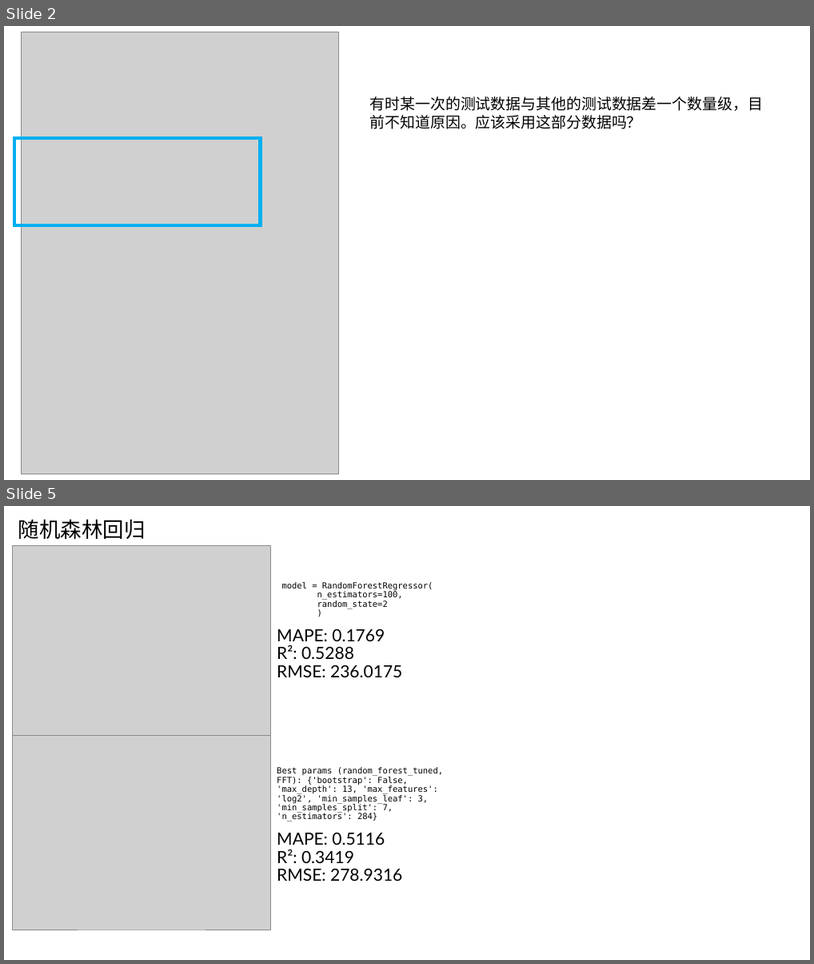
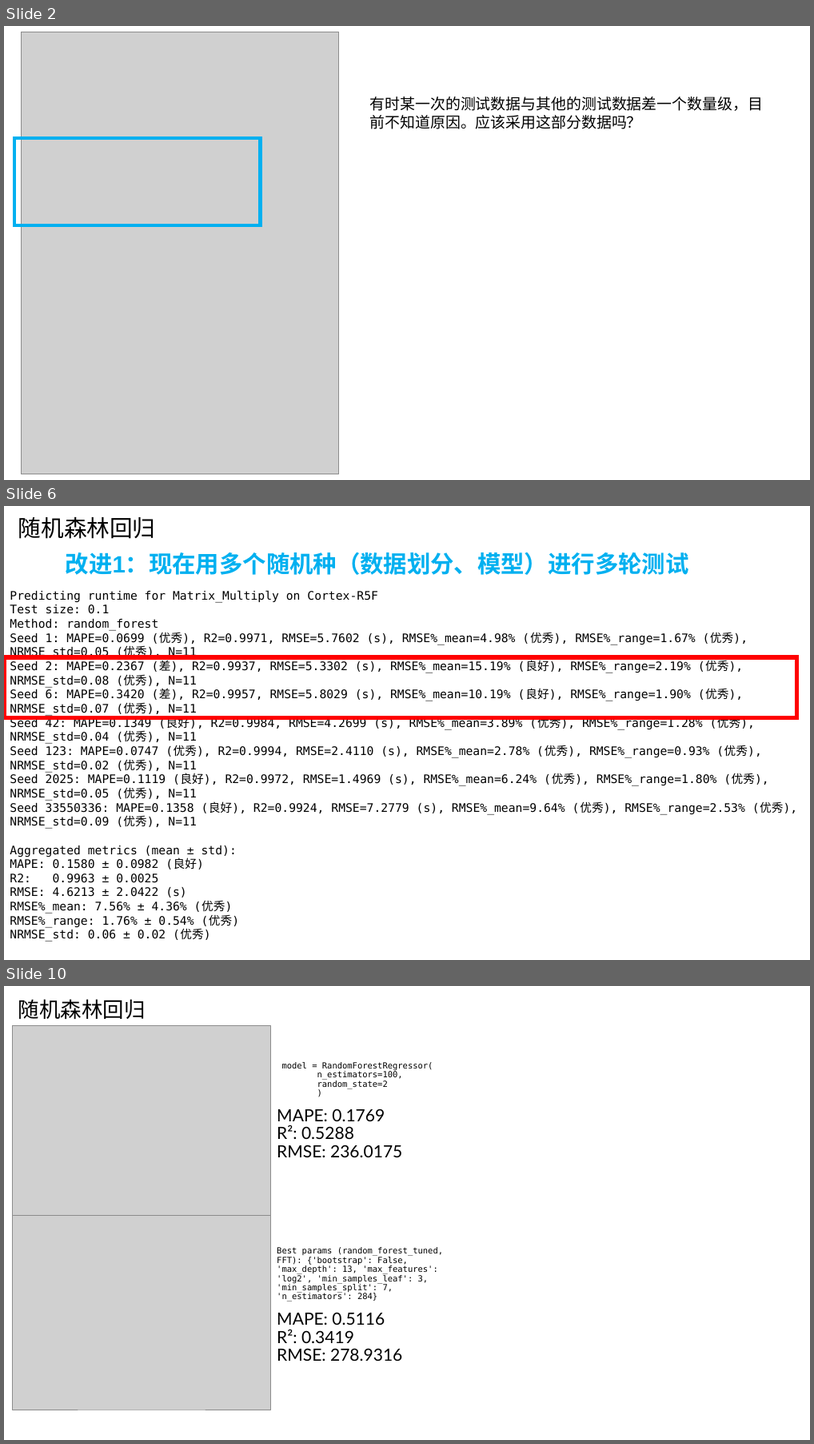
Before and after one commit to AE-26710/Time-Prediction, a slide deck: R5.pptx. Shown one above the other, each under a label of ours: slides 2 and 5 before the commit, slides 2, 6 and 10 after it; the slides between them are not shown. The pictures are 814x964 and 814x1444 pixels, drawn with LibreOffice and Linux fonts; fonts in the diff are those of the drawing; grey boxes stand for pictures. Boxes give left, top, right and bottom in pixels: in the first picture for what was removed or moved away, otherwise in the second. Text is boxed around its words. In the diff, an @@ line names an element or a change of style, - is before the commit and + after.

Commit message:
改进1：现在用多个随机种进行多轮测试； 改进2：尝试修改训练集和测试集的划分，各项指标稍有改善

```diff
--- a/R5.pptx
+++ b/R5.pptx
@@ slide 6 added at <box>4,506,810,960</box>, background #FFFFFF @@
@@ text added at <box>18,517,156,539</box>, 27.3 pt, text #000000 @@
+随机森林回归
@@ title added at <box>66,552,690,575</box>, 28 pt, text #00B0F0, bold @@
+改进1：现在用多个随机种（数据划分、模型）进行多轮测试
@@ text added at <box>10,590,798,941</box>, 14 pt, text #000000 @@
+Predicting runtime for Matrix_Multiply on Cortex-R5F
+Test size: 0.1
+Method: random_forest
+Seed 1: MAPE=0.0699 (优秀), R2=0.9971, RMSE=5.7602 (s), RMSE%_mean=4.98% (优秀), RMSE%_range=1.67% (优秀), NRMSE_std=0.05 (优秀), N=11
+Seed 2: MAPE=0.2367 (差), R2=0.9937, RMSE=5.3302 (s), RMSE%_mean=15.19% (良好), RMSE%_range=2.19% (优秀), NRMSE_std=0.08 (优秀), N=11
+Seed 6: MAPE=0.3420 (差), R2=0.9957, RMSE=5.8029 (s), RMSE%_mean=10.19% (良好), RMSE%_range=1.90% (优秀), NRMSE_std=0.07 (优秀), N=11
+Seed 42: MAPE=0.1349 (良好), R2=0.9984, RMSE=4.2699 (s), RMSE%_mean=3.89% (优秀), RMSE%_range=1.28% (优秀), NRMSE_std=0.04 (优秀), N=11
+Seed 123: MAPE=0.0747 (优秀), R2=0.9994, RMSE=2.4110 (s), RMSE%_mean=2.78% (优秀), RMSE%_range=0.93% (优秀), NRMSE_std=0.02 (优秀), N=11
+Seed 2025: MAPE=0.1119 (良好), R2=0.9972, RMSE=1.4969 (s), RMSE%_mean=6.24% (优秀), RMSE%_range=1.80% (优秀), NRMSE_std=0.05 (优秀), N=11
+Seed 33550336: MAPE=0.1358 (良好), R2=0.9924, RMSE=7.2779 (s), RMSE%_mean=9.64% (优秀), RMSE%_range=2.53% (优秀), NRMSE_std=0.09 (优秀), N=11
+Aggregated metrics (mean ± std):
+MAPE: 0.1580 ± 0.0982 (良好)
+R2: 0.9963 ± 0.0025
+RMSE: 4.6213 ± 2.0422 (s)
+RMSE%_mean: 7.56% ± 4.36% (优秀)
+RMSE%_range: 1.76% ± 0.54% (优秀)
+NRMSE_std: 0.06 ± 0.02 (优秀)
@@ rectangle added at <box>4,657,797,717</box>, outline #FF0000 5 pt @@
@@ what was slide 5 is now slide 10 @@
```
Also in this commit, not shown: 6 slides changed, 4 other slides added, 3 other files.
